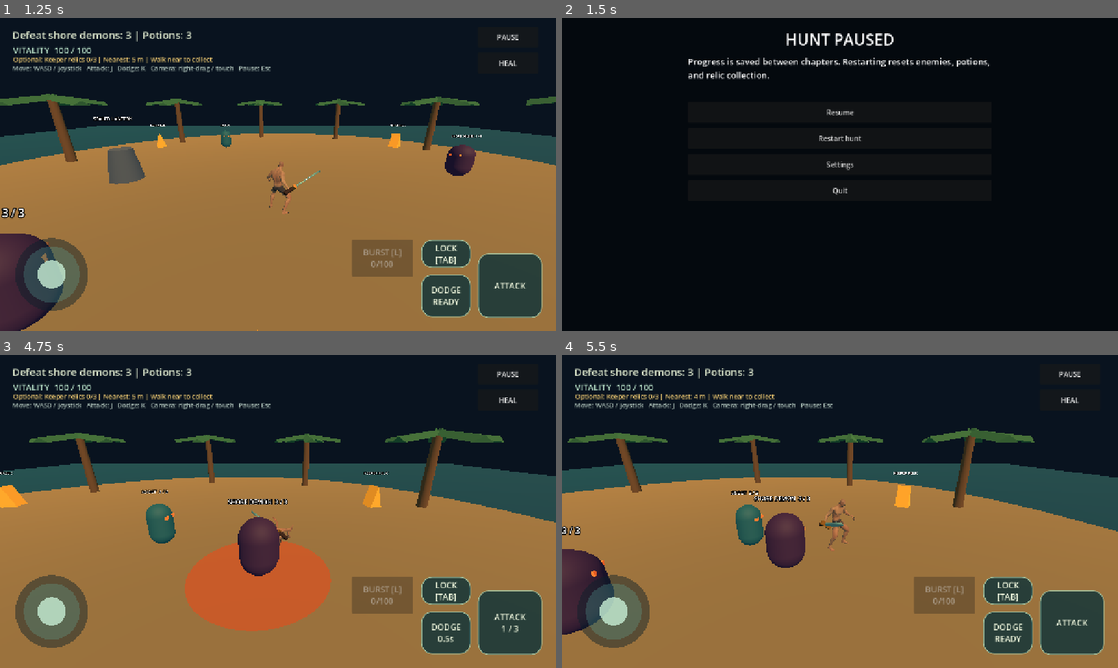
Above: before the commit, frames 1-4 (two rows, left to right).
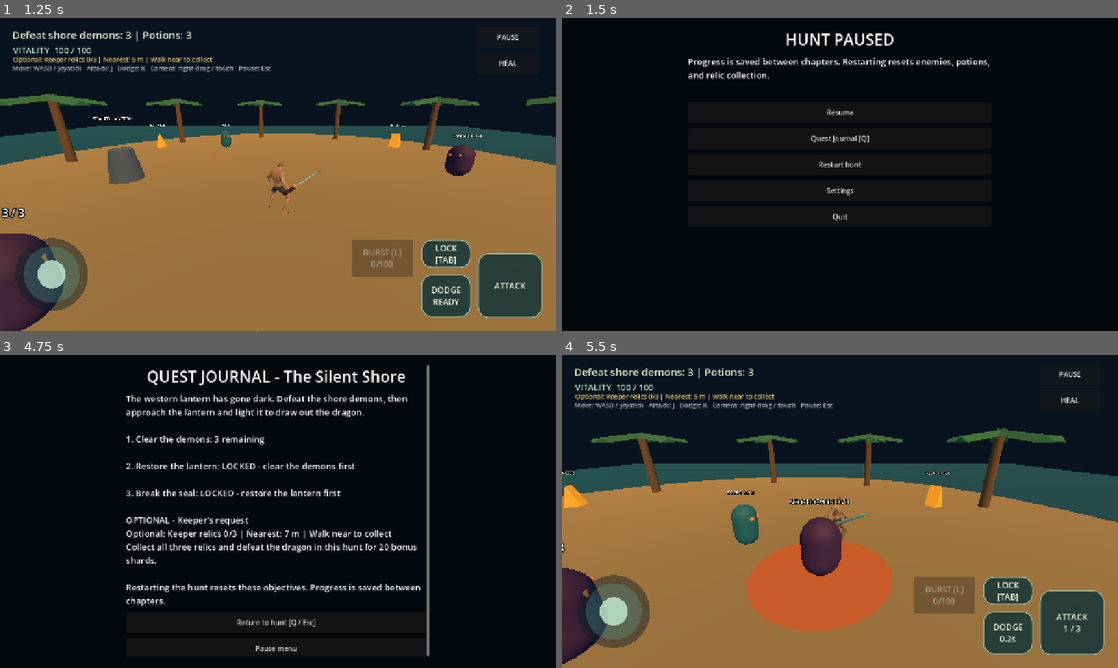
Above: after the commit, the same moments.

Repository: Hirukshanan/veil-of-veyra
Game: Godot game, scene res://scenes/main.tscn
The game is run twice, just before and just after one commit, with the same random seed, the same clock (stepped at 60 frames per second) and the same inputs.
Inputs (mouse positions are in pixels of both pictures, inside the frame that each line leads up to):
- Up to frame 1 (1.25 s): click "Begin: The Silent Shore" at 0.5 s
- Up to frame 2 (1.5 s): click "PAUSE" at 1.25 s
- Up to frame 3 (4.75 s): click "Resume" at 2 s; click "DODGE READY" at 2.75 s; click "DODGE READY" at 3.5 s; tap Enter at 4.25 s; move the mouse to (400, 495) at 4.27 s; hold D (move_right) from 4.28 s (still down); tap J (attack) at 4.35 s; click (400, 495) at 4.42 s; tap Space at 4.52 s; tap Q at 4.55 s
- Up to frame 4 (5.5 s): release D (move_right) at 5 s; click (840, 621) at 5 s, where only the run after the commit has a clickable "Return to hunt [Q / Esc]"

Frame 1 is identical in both runs. In frame 2, 0.3% of the frame differs, in the area x 44-56%, y 37-65%; in frame 3, 70%, in the area x 0-100%, y 3-100%; in frame 4, 14%.

Commit message:
feat: add quest journal and improve damage number readability

Diff:
--- a/scripts/campaign.gd
+++ b/scripts/campaign.gd
@@ -25,6 +25,7 @@
 var camera_distance := 6.3
 var sound_volume := 0.7
 var pause_menu_open := false
+var journal_open := false
 var lantern: Node3D
 var lantern_flame: MeshInstance3D
 var lantern_label: Label3D
@@ -97,8 +98,13 @@
 
 class PauseOverlay extends CanvasLayer:
 	signal pause_requested
+	signal journal_requested
 
 	func _unhandled_key_input(event: InputEvent) -> void:
+		if event is InputEventKey and event.pressed and not event.echo and event.physical_keycode == KEY_Q:
+			journal_requested.emit()
+			get_viewport().set_input_as_handled()
+			return
 		if event is InputEventKey and event.pressed and not event.echo and event.keycode == KEY_ESCAPE:
 			pause_requested.emit()
 			get_viewport().set_input_as_handled()
@@ -194,6 +200,7 @@
 	controls.add_child(interact_button)
 	overlay = PauseOverlay.new()
 	overlay.connect("pause_requested", _toggle_pause)
+	overlay.connect("journal_requested", _toggle_journal)
 	overlay.layer = 20
 	overlay.process_mode = Node.PROCESS_MODE_ALWAYS
 	add_child(overlay)
@@ -221,6 +228,7 @@
 	menu_scroll.offset_bottom = -24
 
 func _clear_menu(title: String, message: String) -> void:
+	journal_open = false
 	pause_menu_open = false
 	get_tree().paused = true
 	player.call("set_move_input", Vector2.ZERO)
@@ -301,6 +309,7 @@
 	_show_camp()
 
 func _resume() -> void:
+	journal_open = false
 	pause_menu_open = false
 	started = true
 	relic_hunt.set("active", true)
@@ -314,6 +323,7 @@
 	_clear_menu("HUNT PAUSED", "Progress is saved between chapters. Restarting resets enemies, potions, and relic collection.")
 	pause_menu_open = true
 	_menu_button("Resume", _resume)
+	_menu_button("Quest Journal [Q]", _show_journal)
 	_menu_button("Restart hunt", _reload)
 	_menu_button("Settings", func(): _show_settings(_pause_game))
 	_menu_button("Quit", func(): get_tree().quit())
@@ -477,3 +487,25 @@
 		set(key, result.data[key])
 	if result.recovered:
 		notice = "Previous progress recovered from backup. The most recent save may be lost."
+
+func _toggle_journal() -> void:
+	if journal_open:
+		_resume()
+	elif not get_tree().paused:
+		_show_journal()
+
+func _journal_text() -> String:
+	var cleared := remaining_enemies == 0
+	var wave := "COMPLETE" if cleared else "%d remaining" % remaining_enemies
+	var light := "COMPLETE" if lantern_lit else ("READY - approach within 2.5 m and press E / LIGHT" if cleared else "LOCKED - clear the demons first")
+	var dragon := "ACTIVE - defeat the Tidewraith Dragon" if boss_spawned else "LOCKED - restore the lantern first"
+	return "%s\n\n1. Clear the demons: %s\n\n2. Restore the lantern: %s\n\n3. Break the seal: %s\n\nOPTIONAL - Keeper's request\n%s\nCollect all three relics and defeat the dragon in this hunt for 20 bonus shards.\n\nRestarting the hunt resets these objectives. Progress is saved between chapters." % [CHAPTERS[chapter][1], wave, light, dragon, relic_hunt.call("progress_text")]
+
+func _show_journal() -> void:
+	if not started or game_finished or (get_tree().paused and not pause_menu_open):
+		return
+	_clear_menu("QUEST JOURNAL - " + str(CHAPTERS[chapter][0]), _journal_text())
+	journal_open = true
+	pause_menu_open = true
+	_menu_button("Return to hunt [Q / Esc]", _resume)
+	_menu_button("Pause menu", _pause_game)
--- a/scripts/damage_number.gd
+++ b/scripts/damage_number.gd
@@ -7,16 +7,24 @@
  var active := victim.get_tree().get_nodes_in_group("damage_numbers")
  if active.size() >= 24:
   active[0].free()
+ var slot := 0
+ for number in victim.get_tree().get_nodes_in_group("damage_numbers"):
+  if number.get_meta("victim_id", 0) == victim.get_instance_id():
+   slot += 1
  var popup := Label3D.new()
+ popup.set_meta("victim_id", victim.get_instance_id())
  popup.text = str(amount)
  popup.font_size = 48
  popup.outline_size = 8
- popup.pixel_size = 0.004
+ popup.pixel_size = 0.014
  popup.billboard = BaseMaterial3D.BILLBOARD_ENABLED
  popup.modulate = Color(1.0, 0.85, 0.35)
  victim.get_parent().add_child(popup)
  popup.add_to_group("damage_numbers")
- popup.global_position = victim.global_position + Vector3(0, height, 0)
+ var camera := victim.get_viewport().get_camera_3d()
+ var right := camera.global_basis.x if camera != null else Vector3.RIGHT
+ var column: float = [0.0, -1.0, 1.0, -2.0, 2.0][slot % 5]
+ popup.global_position = victim.global_position + Vector3(0, height - floorf(float(slot) / 5.0) * 0.55, 0) + right * column * 0.7
  var tween := popup.create_tween().set_parallel(true)
  tween.tween_property(popup, "position:y", popup.position.y + 0.8, 0.65)
  tween.tween_property(popup, "modulate:a", 0.0, 0.3).set_delay(0.35)
--- /dev/null
+++ b/tests/journal_check.gd
@@ -0,0 +1,41 @@
+extends SceneTree
+func _initialize():
+ call_deferred("_run")
+func _run():
+ assert(OS.get_environment("VEYRA_TEST") == "1")
+ var scene = load("res://scenes/main.tscn").instantiate()
+ root.add_child(scene)
+ await process_frame
+ scene._show_journal()
+ assert(not scene.journal_open, "Camp must not open an active hunt journal")
+ scene._resume()
+ scene.player._attack_buffer = 0.1
+ var key := InputEventKey.new()
+ key.physical_keycode = KEY_Q
+ key.pressed = true
+ Input.parse_input_event(key)
+ await process_frame
+ assert(scene.journal_open and paused)
+ assert(scene.player._attack_buffer == 0, "Journal must clear queued combat")
+ assert("remaining" in scene._journal_text() and "LOCKED" in scene._journal_text())
+ scene._toggle_pause()
+ assert(not paused and not scene.journal_open, "Escape must resume")
+ scene.remaining_enemies = 0
+ assert("READY" in scene._journal_text())
+ scene.lantern_lit = true
+ scene.boss_spawned = true
+ assert("ACTIVE" in scene._journal_text())
+ scene._pause_game()
+ for button in scene.menu_box.get_children():
+  if button is Button and button.text == "Quest Journal [Q]": button.pressed.emit()
+ assert(scene.journal_open and paused, "Touch pause menu must open journal")
+ scene._toggle_journal()
+ assert(not paused)
+ scene.game_finished = true
+ scene._show_journal()
+ assert(not scene.journal_open, "Ended hunts must not reopen journal")
+ scene.queue_free()
+ await process_frame
+ await create_timer(0.4).timeout
+ print("PASS: journal keyboard/menu access, objectives, pause/resume and combat guards")
+ quit()
Not shown, changed: RELEASE_STATUS.md
Not shown, changed: VALIDATION.md
